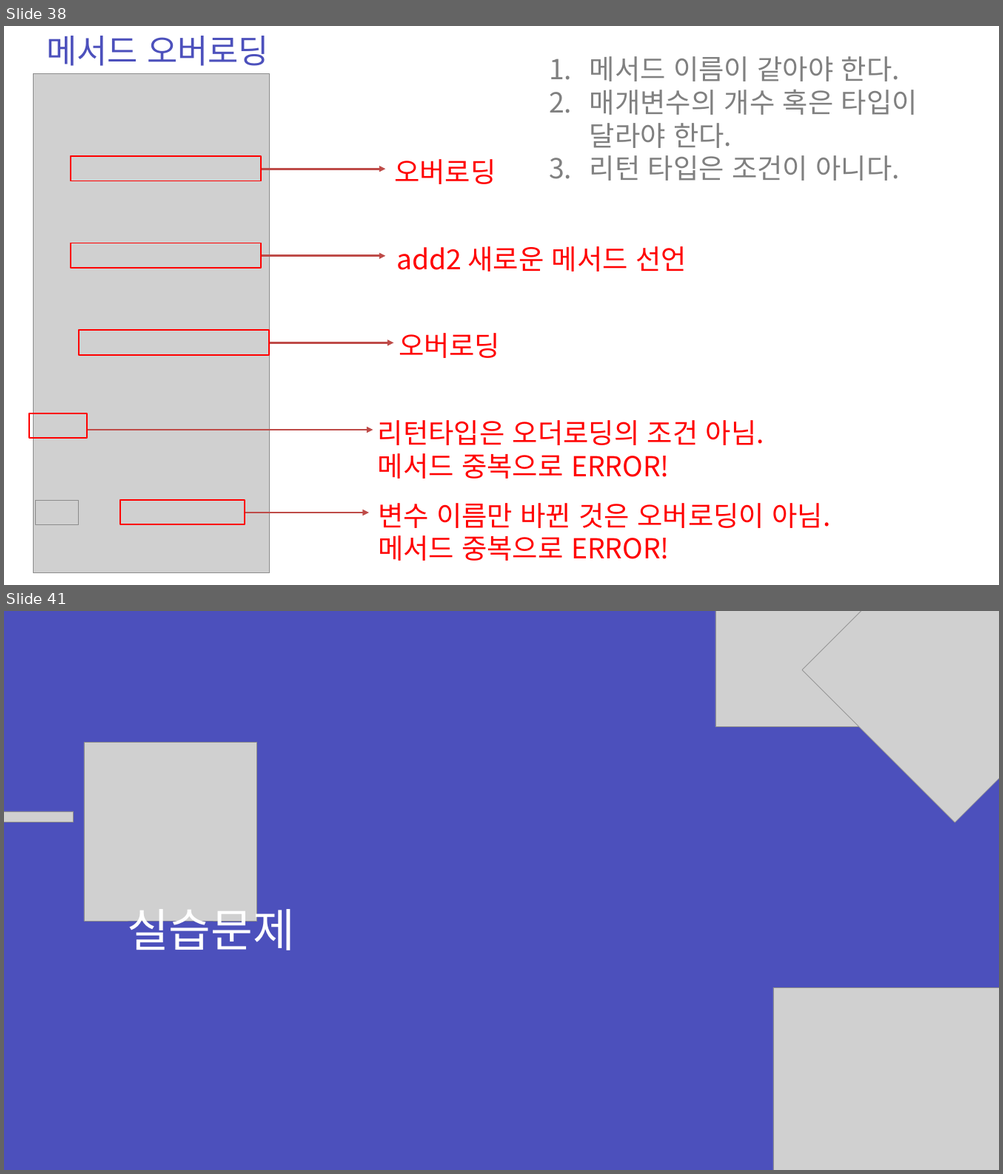
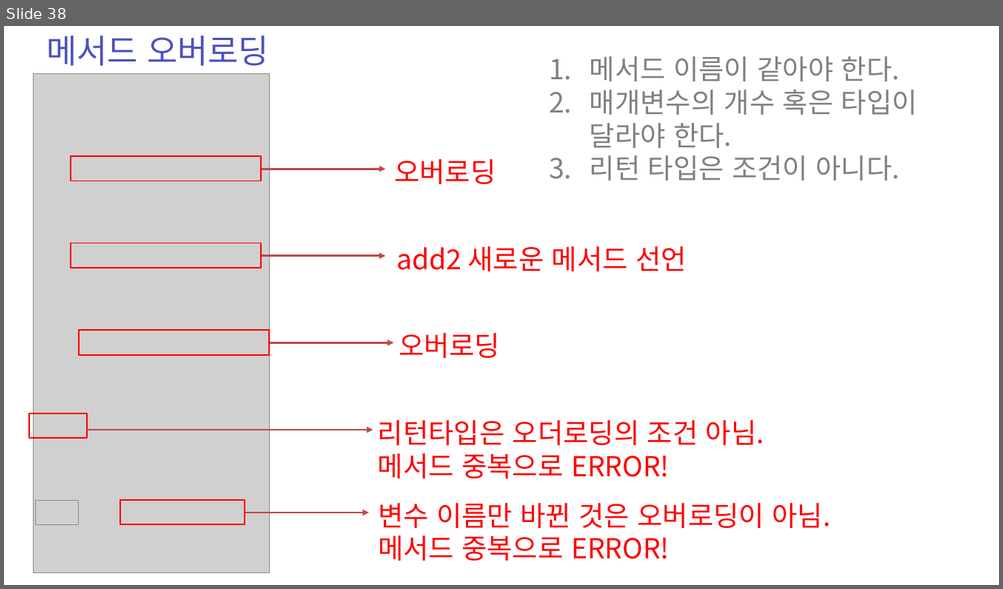
Before and after one commit to zest132/JavaLecture, a slide deck: JavaLecture/LectureFile/java 6강.pptx. Shown one above the other, each under a label of ours: slides 38 and 41 before the commit, slide 38 after it; the slides between them are not shown. The pictures are 1003x1174 and 1003x589 pixels, drawn with LibreOffice and Linux fonts; fonts in the diff are those of the drawing; grey boxes stand for pictures. Boxes give left, top, right and bottom in pixels: in the first picture for what was removed or moved away, otherwise in the second. Text is boxed around its words. In the diff, an @@ line names an element or a change of style, - is before the commit and + after.

```diff
--- a/JavaLecture/LectureFile/java 6강.pptx
+++ b/JavaLecture/LectureFile/java 6강.pptx
@@ slide 41 removed at (x1=4, y1=611, x2=999, y2=1170), background #4C50BC @@
@@ picture removed at (x1=715, y1=611, x2=899, y2=727) @@
@@ picture removed at (x1=802, y1=611, x2=999, y2=823) @@
@@ picture removed at (x1=84, y1=742, x2=257, y2=921) @@
@@ picture removed at (x1=4, y1=812, x2=74, y2=822) @@
@@ text removed at (x1=127, y1=900, x2=295, y2=951) @@
-실습문제
@@ picture removed at (x1=773, y1=988, x2=999, y2=1170) @@
```
Also in this commit, not shown: 3 slides changed, 5 slides added, 2 other slides removed, 15 other files.
